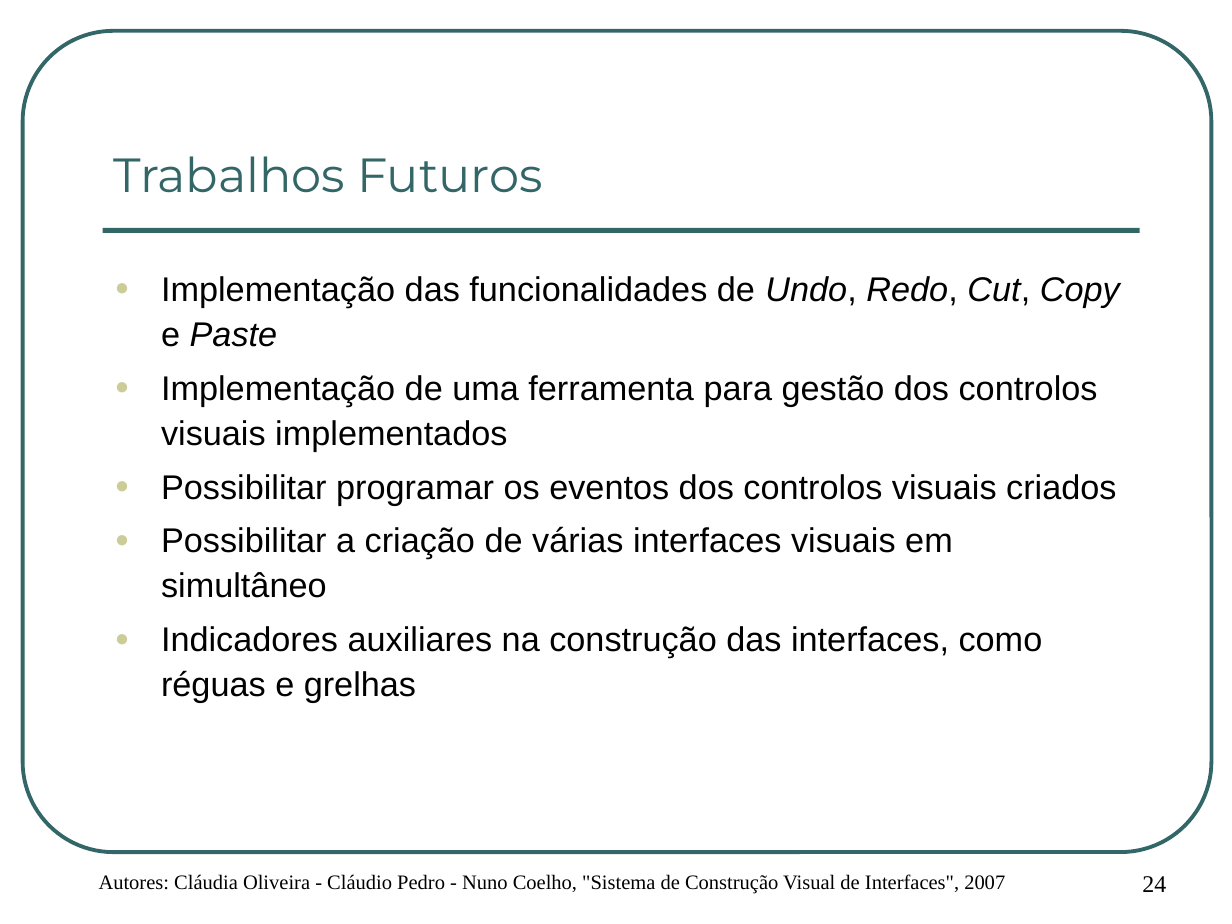
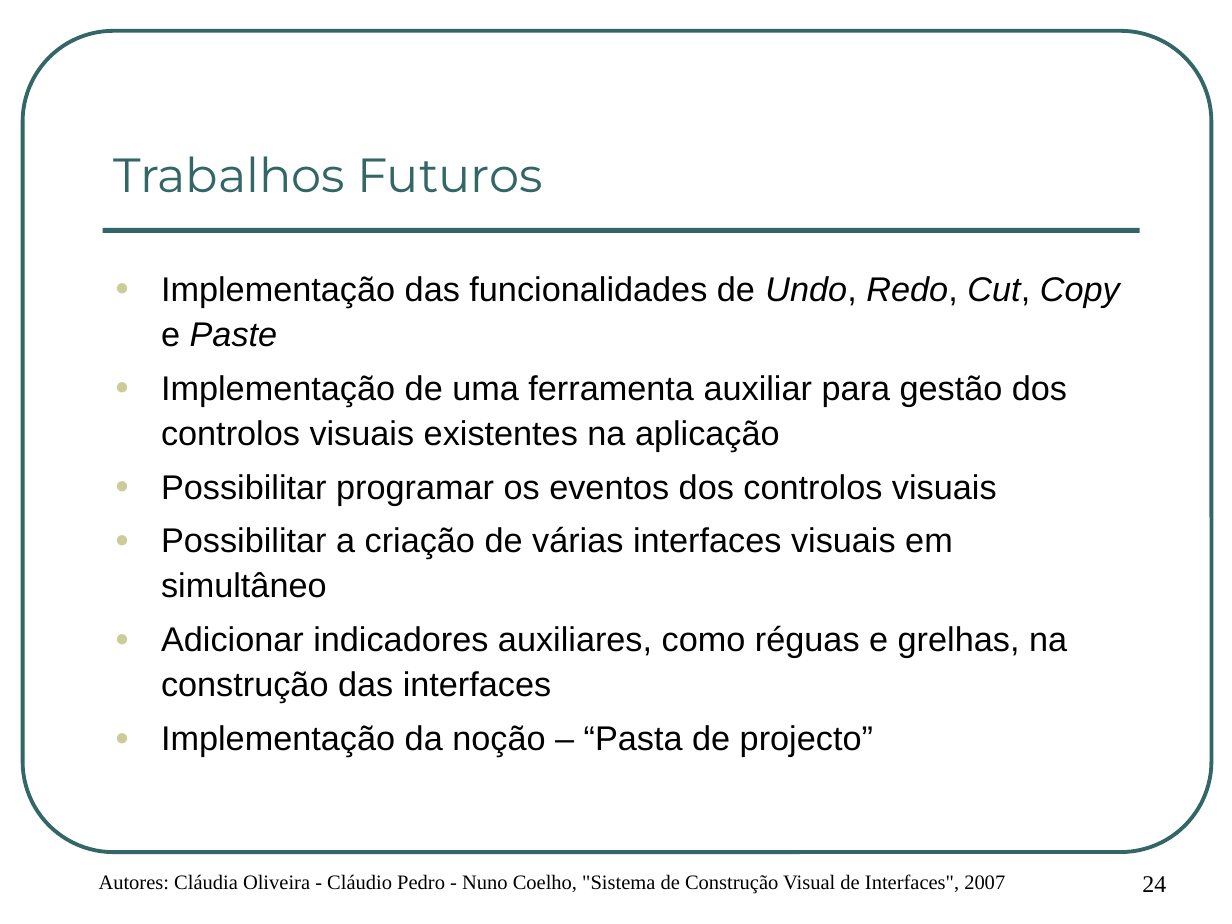
Before and after one commit to cpedro84/qooxdooguibuilder, a slide deck: slide 24 of apresentacao/Apresentação de Projecto.ppt. Drawn at 1232x924 pixels with LibreOffice and Linux fonts; fonts in the diff are those of the drawing; background and template pictures are left out. Boxes give left, top, right and bottom in pixels: in the first picture for what was removed or moved away, otherwise in the second. Text is boxed around its words. In the diff, an @@ line names an element or a change of style, - is before the commit and + after.

```diff
--- a/apresentacao/Apresentação de Projecto.ppt
+++ b/apresentacao/Apresentação de Projecto.ppt
@@ text at (161, 375, 1067, 505): text changed @@
-● Implementação de uma ferramenta para gestão dos controlos visuais implementados
-● Possibilitar programar os eventos dos controlos visuais criados
+● Implementação de uma ferramenta auxiliar para gestão dos controlos visuais existentes na aplicação
+● Possibilitar programar os eventos dos controlos visuais
@@ text at (161, 625, 1067, 756): text changed @@
-● Indicadores auxiliares na construção das interfaces, como réguas e grelhas
+● Adicionar indicadores auxiliares, como réguas e grelhas, na construção das interfaces
+● Implementação da noção – “Pasta de projecto”
```
Also in this commit, not shown: 13 other slides changed, 3 other files.
